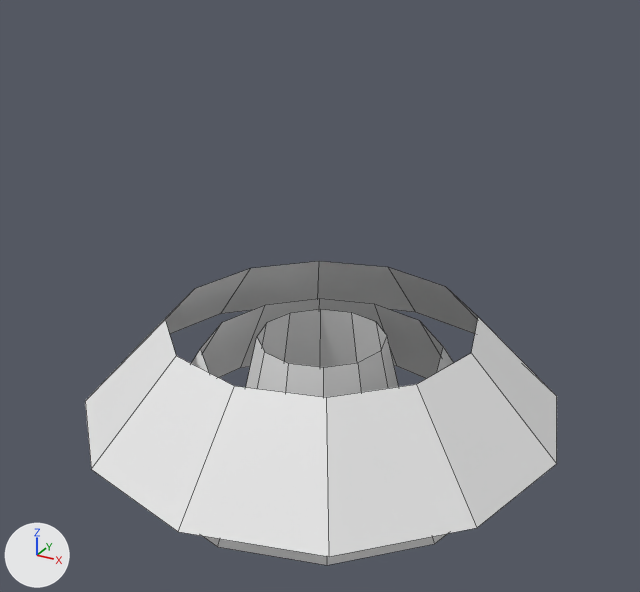
Two versions of the OBJ model Assets/Meshes/fx_dash.obj, one commit apart.
Rendered twice from a camera (50 mm lens) standing at (0.898, -1.643, 1.091) and looking at (0.005, -0.02, 0.28). Lighting does not change. The marker at lower left points along +X, +Y and +Z. Mesh edges are drawn as thin lines. Where no turn or scale is listed for an object, it has been applied to the vertices.

In view in the first picture: 'fx_dash'.
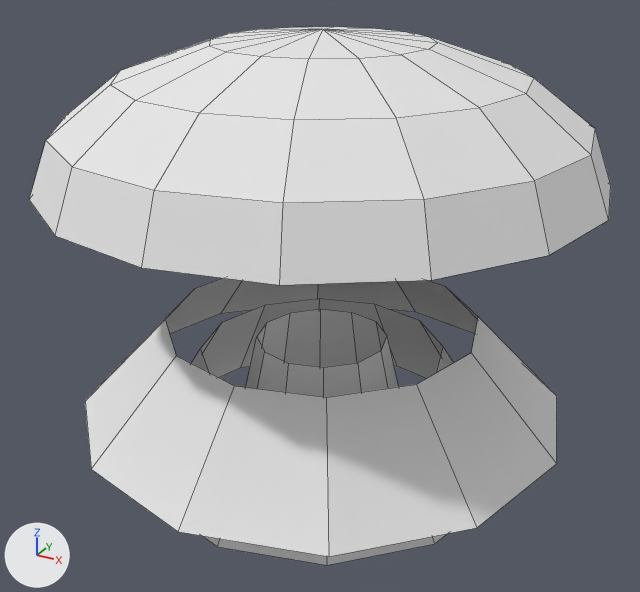
Changed parts and their boxes [x1, y1, x2, y2] in the pictures (640 x 592 px):
'fx_dash', reshaped (23% wider, 77% taller)
    before: [85, 261, 557, 565]
    after: [29, 27, 611, 565]
part 1 of me_fx_dash, added
    after: [29, 27, 611, 285]

The edits, one by one:
Material 'Mat' (mat_mat) is new.
Its base color is (0.8, 0.8, 0.8) (white #e7e7e7).
Its roughness is 1.0.
me_fx_dash is used by ob_fx_dash; location (0.0, 0.0, 0.0).
me_fx_dash had 72 vertices, 36 faces and spanned x -0.571..0.571, y -0.571..0.571, z -0.21..0.215.
me_fx_dash now has 137 vertices, 100 faces and spans x -0.61..0.61, y -0.61..0.61, z -0.21..0.864.
me_fx_dash part 1: a new loose piece of 65 vertices spanning x -0.61..0.61, y -0.61..0.61, z 0.555..0.864, in mat_mat (white #e7e7e7).
me_fx_dash now uses material mat_mat (white #e7e7e7).
